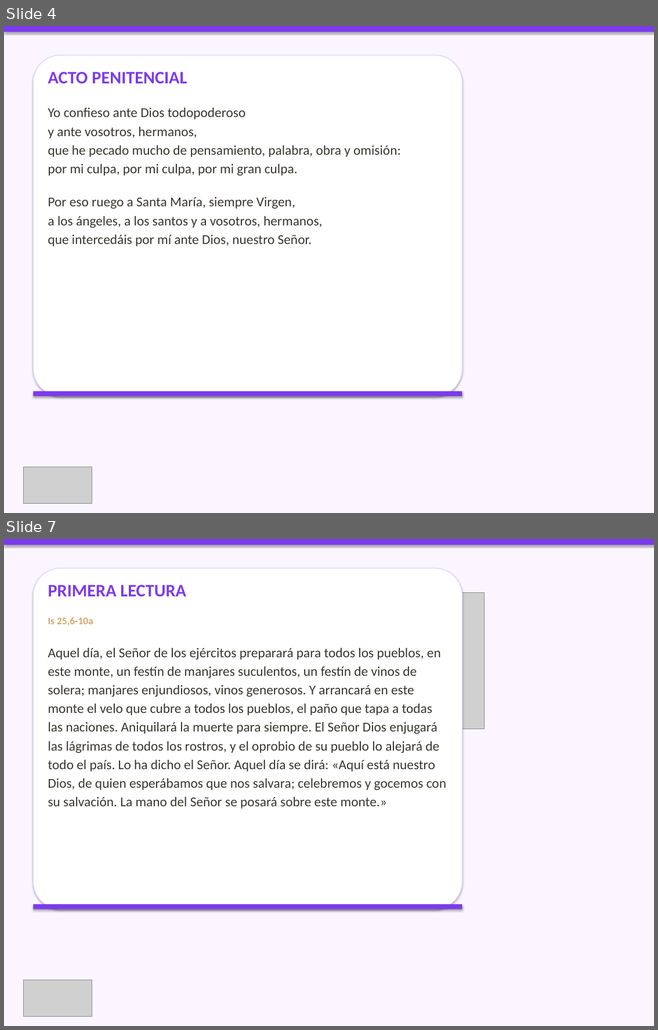
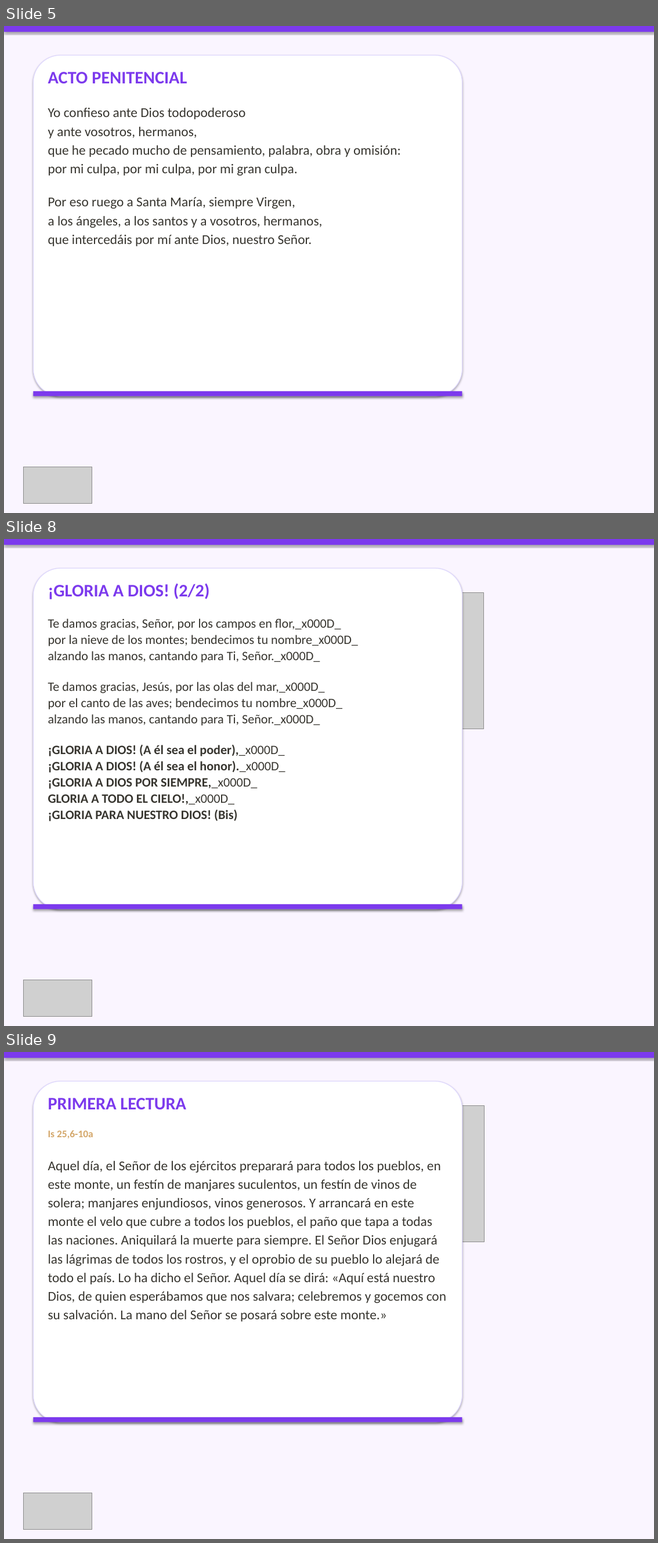
Before and after one commit to CC5M5/CCE-M5, a slide deck: presentaciones_html/2026-10-11_presentacion/2026-10-11_presentacion.pptx. Shown one above the other, each under a label of ours: slides 4 and 7 before the commit, slides 5, 8 and 9 after it; the slides between them are not shown. The pictures are 658x1030 and 658x1543 pixels, drawn with LibreOffice and Linux fonts; fonts in the diff are those of the drawing; grey boxes stand for pictures. Boxes give left, top, right and bottom in pixels: in the first picture for what was removed or moved away, otherwise in the second. Text is boxed around its words. In the diff, an @@ line names an element or a change of style, - is before the commit and + after.

```diff
--- a/presentaciones_html/2026-10-11_presentacion/2026-10-11_presentacion.pptx
+++ b/presentaciones_html/2026-10-11_presentacion/2026-10-11_presentacion.pptx
@@ slide 8 added at (4,539,654,1026), background #FAF5FF @@
@@ rectangle added at (4,539,654,545), fill #7C3AED @@
@@ rounded rectangle added at (33,568,462,910), fill #FFFFFF, outline #DDD6FE 1 pt @@
@@ text added at (48,583,358,821), 19 pt, text #37352F @@
+¡GLORIA A DIOS! (2/2)
+Te damos gracias, Señor, por los campos en flor,_x000D_
+por la nieve de los montes; bendecimos tu nombre_x000D_
+alzando las manos, cantando para Ti, Señor._x000D_
+Te damos gracias, Jesús, por las olas del mar,_x000D_
+por el canto de las aves; bendecimos tu nombre_x000D_
+alzando las manos, cantando para Ti, Señor._x000D_
+¡GLORIA A DIOS! (A él sea el poder),_x000D_
+¡GLORIA A DIOS! (A él sea el honor)._x000D_
+¡GLORIA A DIOS POR SIEMPRE,_x000D_
+GLORIA A TODO EL CIELO!,_x000D_
+¡GLORIA PARA NUESTRO DIOS! (Bis)
@@ picture added at (360,592,484,729) @@
@@ rectangle added at (33,904,462,910), fill #7C3AED @@
@@ picture added at (24,980,92,1016) @@
@@ what was slide 4 is now slide 5 @@
@@ what was slide 7 is now slide 9 @@
```
Also in this commit, not shown: 12 slides changed, 2 other slides added, 2 slides removed, 7 other files.
